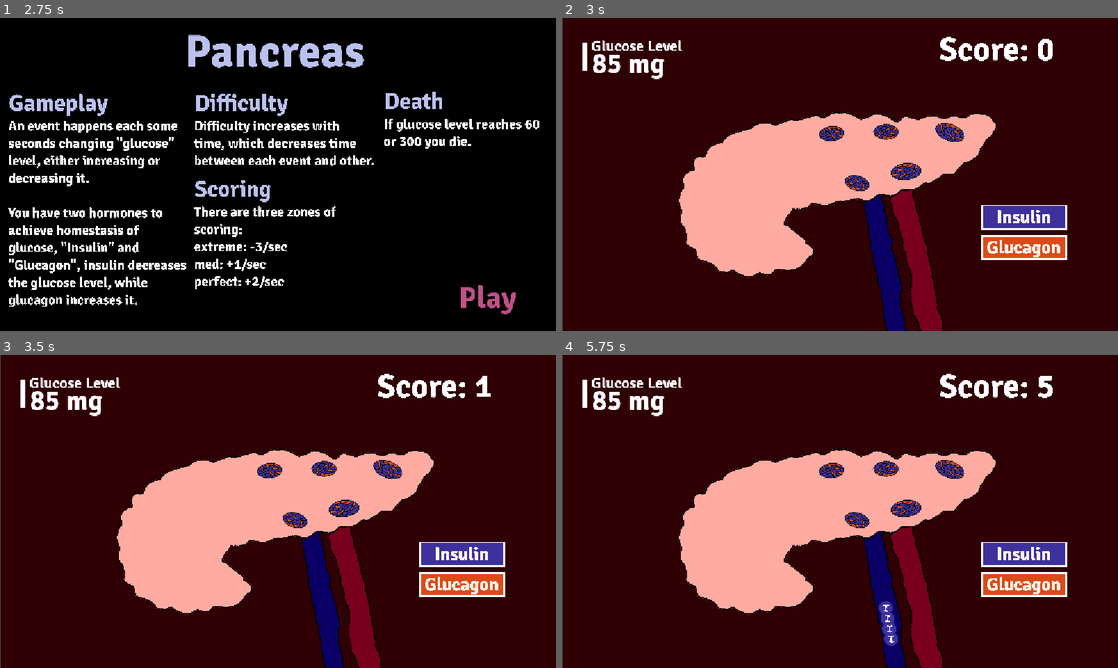
Above: before the commit, frames 1-4 (two rows, left to right).
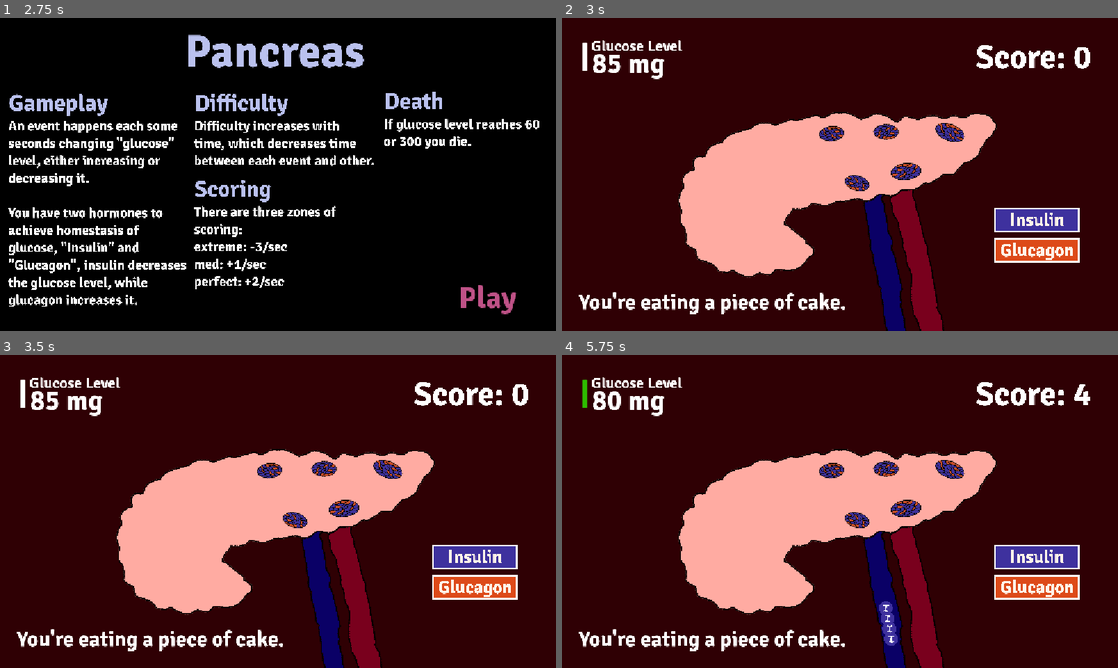
Above: after the commit, the same moments.

Repository: NileKnight1/hormonal-coordination
Game: Godot game, scene res://scenes/main_menu.tscn
Same seed, same stepped clock (60 frames per second), same inputs: the game is played once before the commit and once after it.
Inputs (mouse positions are in pixels of both pictures, inside the frame that each line leads up to; where the layout moved, square brackets give the same spot in the first picture):
- Up to frame 1 (2.75 s): click "Play as Gland" at 0.5 s; click "Pancreas" at 1.25 s; click "General" at 2 s
- Up to frame 2 (3 s): click "Play" at 2.75 s
- Up to frame 3 (3.5 s): no input
- Up to frame 4 (5.75 s): click (1034, 558) [1023, 555] at 3.5 s; tap Enter at 4.25 s; move the mouse to (962, 495) at 4.27 s; hold Right 4.28-5.03 s; tap Alt at 4.35 s; click (962, 495) at 4.42 s; move the mouse to (728, 527) at 5.02 s; hold Down from 5.03 s (still down); tap Shift at 5.1 s

Frame 1 is identical in both runs. In frame 2, 4.3% of the frame differs, in the area x 0-95%, y 0-100%; in frame 3, 4.3%; in frame 4, 4.5%.
Error before the commit: Invalid assignment of property or key 'text' with value of type 'String' on a base object of type 'null instance'. (res://scripts/pancreas.gd:131)

Commit message:
i edited pancreas score ui, added bg music, edited scoring systemto be relative to seconds instead of frames, the score ui is now like the general level one

Diff:
--- a/scenes/pancreas.tscn
+++ b/scenes/pancreas.tscn
@@ -4,6 +4,7 @@
 [ext_resource type="Script" uid="uid://w0jiuqgea12" path="res://scripts/pancreas.gd" id="1_c3nsg"]
 [ext_resource type="Texture2D" uid="uid://c1s3xd5v8hkvv" path="res://assets/pancreas.png" id="4_1m1mg"]
 [ext_resource type="FontFile" uid="uid://dv5ck4njci6f6" path="res://assets/Signika-Bold.ttf" id="5_8dnf8"]
+[ext_resource type="Texture2D" uid="uid://by2hhul8n31tw" path="res://assets/949-9494109_brush-stroke.png" id="5_a13el"]
 [ext_resource type="Texture2D" uid="uid://boc4vldp2bgn8" path="res://assets/insulin1buttonmax.png" id="6_biowq"]
 [ext_resource type="Texture2D" uid="uid://b865o5m0n4wh6" path="res://assets/insulin2buttonmax.png" id="7_3ewvc"]
 [ext_resource type="Texture2D" uid="uid://b6fsswiya66m2" path="res://assets/insulin3buttonmax.png" id="8_ukj0f"]
@@ -34,6 +35,9 @@
 scale = Vector2(0.76464844, 0.77008116)
 texture = ExtResource("1_0pd53")
 
+[node name="1s" type="Timer" parent="." unique_id=2133778809]
+autostart = true
+
 [node name="general" type="Timer" parent="." unique_id=985964789]
 wait_time = 20.0
 autostart = true
@@ -51,31 +55,39 @@
 
 [node name="score" type="Label" parent="Node" unique_id=1648737629]
 layout_mode = 0
-offset_left = 205.0
-offset_top = -301.0
-offset_right = 1460.0
-offset_bottom = 3.0
+offset_left = 281.0
+offset_top = -285.0
+offset_right = 2459.0
+offset_bottom = 487.0
 scale = Vector2(0.11, 0.11)
 theme_override_fonts/font = ExtResource("5_8dnf8")
 theme_override_font_sizes/font_size = 626
 text = "Score: 0"
 vertical_alignment = 1
 
+[node name="9499494109BrushStroke" type="Sprite2D" parent="Node" unique_id=1713456575]
+visible = false
+position = Vector2(-275.6, 247)
+scale = Vector2(0.46549496, 0.4)
+texture = ExtResource("5_a13el")
+
 [node name="status" type="Label" parent="Node" unique_id=1936103788]
 layout_mode = 0
-offset_left = -493.0
-offset_top = 209.0
-offset_right = 134.0
-offset_bottom = 316.0
+offset_left = -541.0
+offset_top = 236.99998
+offset_right = 432.0
+offset_bottom = 344.0
 scale = Vector2(0.57, 0.57)
+theme_override_fonts/font = ExtResource("5_8dnf8")
 theme_override_font_sizes/font_size = 78
+text = "You're eating a piece of cake."
 
 [node name="insulin" type="TextureButton" parent="Node" unique_id=1374812601]
 layout_mode = 0
-offset_left = 291.0
-offset_top = 62.0
-offset_right = 2085.0
-offset_bottom = 627.0
+offset_left = 319.0
+offset_top = 68.0
+offset_right = 2113.0
+offset_bottom = 633.0
 scale = Vector2(0.1, 0.1)
 mouse_default_cursor_shape = 2
 texture_normal = ExtResource("6_biowq")
@@ -86,10 +98,10 @@
 
 [node name="glucagon" type="TextureButton" parent="Node" unique_id=502675191]
 layout_mode = 0
-offset_left = 291.0
-offset_top = 125.0
-offset_right = 2085.0
-offset_bottom = 690.0
+offset_left = 319.0
+offset_top = 131.0
+offset_right = 2113.0
+offset_bottom = 696.0
 scale = Vector2(0.1, 0.1)
 mouse_default_cursor_shape = 2
 texture_normal = ExtResource("11_8dnf8")
@@ -139,17 +151,17 @@
 
 [node name="Panel" type="Panel" parent="." unique_id=857130813]
 z_index = -1
-offset_left = -574.0
+offset_left = -584.0
 offset_top = -330.0
 offset_right = 579.0
 offset_bottom = 326.0
 mouse_filter = 2
 theme_override_styles/panel = SubResource("StyleBoxFlat_c3nsg")
-metadata/_edit_lock_ = true
 
 [node name="music" type="AudioStreamPlayer" parent="." unique_id=890935899]
 stream = ExtResource("13_jaika")
 
+[connection signal="timeout" from="1s" to="." method="_on_s_timeout"]
 [connection signal="timeout" from="general" to="." method="_on_general_timeout"]
 [connection signal="timeout" from="cooldown" to="." method="_on_cooldown_timeout"]
 [connection signal="pressed" from="Node/insulin" to="." method="_on_insulin_button"]
--- a/scripts/general.gd
+++ b/scripts/general.gd
@@ -31,9 +31,7 @@
 var extreme_count = 0
 var extreme_time = 0
 
-var extreme = Color(0x89000cff)
-var medium = Color(0xd1ff00ff)
-var perfect = Color(0x2ebc00ff)
+
 
 var glucose = 85
 var calcium = 95.0
@@ -102,93 +100,93 @@
 	label_bmr.text = str(bmr) + " %"
 
 	if glucose < 60:
-		line_glucose.add_theme_color_override("font_color", extreme)
+		line_glucose.add_theme_color_override("font_color", global.extreme)
 		extreme_count += 1
 	elif glucose < 70:
-		line_glucose.add_theme_color_override("font_color", medium)
+		line_glucose.add_theme_color_override("font_color", global.medium)
 
 	elif glucose < 110:
-		line_glucose.add_theme_color_override("font_color", perfect)
+		line_glucose.add_theme_color_override("font_color", global.perfect)
 
 	elif glucose < 140:
-		line_glucose.add_theme_color_override("font_color", medium)
-	else:
-		line_glucose.add_theme_color_override("font_color", extreme)
+		line_glucose.add_theme_color_override("font_color", global.medium)
+	else:
+		line_glucose.add_theme_color_override("font_color", global.extreme)
 		extreme_count += 1
 
 
 	if calcium < 70:
-		line_calcium.add_theme_color_override("font_color", extreme)
+		line_calcium.add_theme_color_override("font_color", global.extreme)
 		extreme_count += 1
 
 	elif calcium < 80:
-		line_calcium.add_theme_color_override("font_color", medium)
+		line_calcium.add_theme_color_override("font_color", global.medium)
 	elif calcium < 105:
-		line_calcium.add_theme_color_override("font_color", perfect)
+		line_calcium.add_theme_color_override("font_color", global.perfect)
 	elif calcium < 115:
-		line_calcium.add_theme_color_override("font_color", medium)
-	else:
-		line_calcium.add_theme_color_override("font_color", extreme)
+		line_calcium.add_theme_color_override("font_color", global.medium)
+	else:
+		line_calcium.add_theme_color_override("font_color", global.extreme)
 		extreme_count += 1
 
 
 	if water < 80:
-		line_water.add_theme_color_override("font_color", extreme)
+		line_water.add_theme_color_override("font_color", global.extreme)
 		extreme_count += 1
 
 	elif water < 90:
-		line_water.add_theme_color_override("font_color", medium)
+		line_water.add_theme_color_override("font_color", global.medium)
 	elif water < 110:
-		line_water.add_theme_color_override("font_color", perfect)
+		line_water.add_theme_color_override("font_color", global.perfect)
 	elif water < 120:
-		line_water.add_theme_color_override("font_color", medium)
-	else:
-		line_water.add_theme_color_override("font_color", extreme)
+		line_water.add_theme_color_override("font_color", global.medium)
+	else:
+		line_water.add_theme_color_override("font_color", global.extreme)
 		extreme_count += 1
 
 
 	if hr < 50:
-		line_hr.add_theme_color_override("font_color", extreme)
+		line_hr.add_theme_color_override("font_color", global.extreme)
 		extreme_count += 1
 
 	elif hr < 60:
-		line_hr.add_theme_color_override("font_color", medium)
+		line_hr.add_theme_color_override("font_color", global.medium)
 	elif hr < 100:
-		line_hr.add_theme_color_override("font_color", perfect)
+		line_hr.add_theme_color_override("font_color", global.perfect)
 	elif hr < 120:
-		line_hr.add_theme_color_override("font_color", medium)
-	else:
-		line_hr.add_theme_color_override("font_color", extreme)
+		line_hr.add_theme_color_override("font_color", global.medium)
+	else:
+		line_hr.add_theme_color_override("font_color", global.extreme)
 		extreme_count += 1
 
 
 	if bp < 90:
-		line_bp.add_theme_color_override("font_color", extreme)
+		line_bp.add_theme_color_override("font_color", global.extreme)
 		extreme_count += 1
 
 	elif bp < 100:
-		line_bp.add_theme_color_override("font_color", medium)
+		line_bp.add_theme_color_override("font_color", global.medium)
 	elif bp < 130:
-		line_bp.add_theme_color_override("font_color", perfect)
+		line_bp.add_theme_color_override("font_color", global.perfect)
 	elif bp < 140:
-		line_bp.add_theme_color_override("font_color", medium)
-	else:
-		line_bp.add_theme_color_override("font_color", extreme)
+		line_bp.add_theme_color_override("font_color", global.medium)
+	else:
+		line_bp.add_theme_color_override("font_color", global.extreme)
 		extreme_count += 1
 
 
 	if bmr < 80:
-		line_bmr.add_theme_color_override("font_color", extreme)
+		line_bmr.add_theme_color_override("font_color", global.extreme)
 		extreme_count += 1
 
 	elif bmr < 90:
-		line_bmr.add_theme_color_override("font_color", medium)
+		line_bmr.add_theme_color_override("font_color", global.medium)
 	elif bmr < 110:
-		line_bmr.add_theme_color_override("font_color", perfect)
+		line_bmr.add_theme_color_override("font_color", global.perfect)
 	elif bmr < 120:
-		line_bmr.add_theme_color_override("font_color", medium)
-	else:
-		line_bmr.add_theme_color_override("font_color", extreme)
+		line_bmr.add_theme_color_override("font_color", global.medium)
+	else:
+		line_bmr.add_theme_color_override("font_color", global.extreme)
 		extreme_count += 1
 
 	#print (extreme_time)
--- a/scripts/global.gd
+++ b/scripts/global.gd
@@ -1,4 +1,10 @@
 extends Node
+
+
+var extreme = Color(0x89000cff)
+var medium = Color(0xd1ff00ff)
+var perfect = Color(0x2ebc00ff)
+
 
 var scores = {
 	"thyroid": 0,
--- a/scripts/pancreas.gd
+++ b/scripts/pancreas.gd
@@ -1,13 +1,16 @@
 extends Node2D
 
 
-@onready var glucose_level_label = $Node/glucose_level
+#@onready var glucose_level_label = $Node/glucose_level
 @onready var status = $Node/status
 @onready var cooldown = $cooldown
 @onready var b1 = $Node/insulin
 @onready var b2 = $Node/glucagon
 @onready var hormones = $hormones
 @onready var music = $music
+@onready var line_glucose = $Node/Control/Label3
+@onready var label_glucose = $Node/Control/Label2
+
 
 var insulin_scripts = preload("res://scripts/pancreas_insulin.gd")
 var glucagon_scripts = preload("res://scripts/pancreas_insulin.gd")
@@ -60,11 +63,26 @@
 
 	run()
 
-func _process(delta: float) -> void:
+func _on_s_timeout() -> void:
+
+	$Node/Control/Label2.text = str(glucose_level) + " mg"
+
+	if glucose_level < 60:
+		line_glucose.add_theme_color_override("font_color", global.extreme)
+	elif glucose_level < 70:
+		line_glucose.add_theme_color_override("font_color", global.medium)
+
+	elif glucose_level < 110:
+		line_glucose.add_theme_color_override("font_color", global.perfect)
+
+	elif glucose_level < 140:
+		line_glucose.add_theme_color_override("font_color", global.medium)
+	else:
+		line_glucose.add_theme_color_override("font_color", global.extreme)
 
 	if alive:
 		if score < 0:
-			return
+			score = 0
 		elif glucose_level < 60:
 			score -= 3
 		elif glucose_level < 70:
@@ -73,11 +91,31 @@
 			score += 2
 		elif glucose_level < 140:
 			score += 1
-		else:
+		elif glucose_level != 0:
 			score -= 3
-
-	$Node/score.text = "Score: " + str(score/60)
-
+	$Node/score.text = "Score: " + str(score)
+
+
+
+#
+#func _process(delta: float) -> void:
+	#
+	#if alive:
+		#if score < 0:
+			#return
+		#elif glucose_level < 60:
+			#score -= 3
+		#elif glucose_level < 70:
+			#score += 1
+		#elif glucose_level < 110:
+			#score += 2
+		#elif glucose_level < 140:
+			#score += 1
+		#else:
+			#score -= 3
+			#
+	#$Node/score.text = "Score: " + str(score/60)
+	#
 func death():
 	print("You're dead")
 	b1.disabled = 1
@@ -86,7 +124,7 @@
 
 	alive = 0
 	#global.scores[1] = ["pancreas", score/60]
-	global.update_scores("pancreas", score/60)
+	global.update_scores("pancreas", score)
 
 	print(global.scores)
 	#global.save_scores()
@@ -128,7 +166,7 @@
 		#print(temp)
 
 		glucose_level += temp * s
-		glucose_level_label.text = "Glucose level: " + str(glucose_level)
+		#label_glucose.text = "Glucose level: " + str(glucose_level)
 		await get_tree().create_timer(1).timeout
 
 	if glucose_level < 40:
